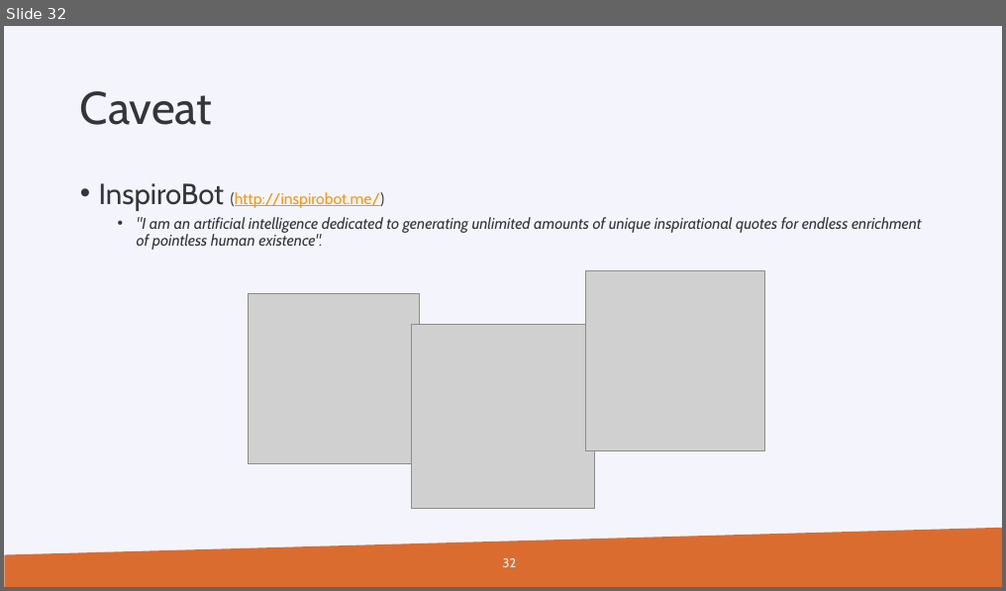
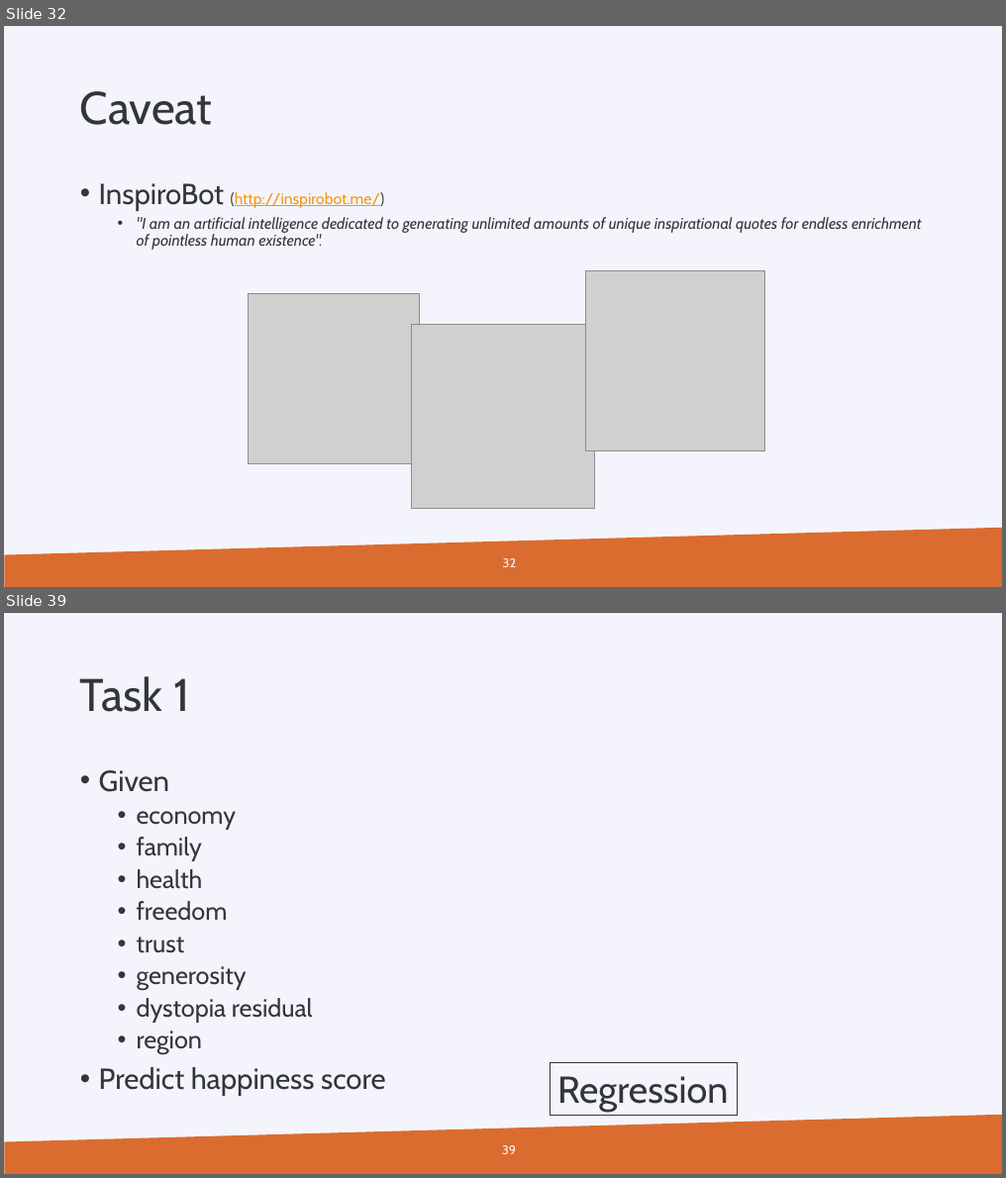
Before and after one commit to gjbex/Machine-learning-with-Python, a slide deck: python_for_machine_learning.pptx. Shown one above the other, each under a label of ours: slide 32 before the commit, slides 32 and 39 after it; the slides between them are not shown. The pictures are 1006x591 and 1006x1178 pixels, drawn with LibreOffice and Linux fonts; fonts in the diff are those of the drawing; grey boxes stand for pictures; background and template pictures are left out. Boxes give left, top, right and bottom in pixels: in the first picture for what was removed or moved away, otherwise in the second. Text is boxed around its words. In the diff, an @@ line names an element or a change of style, - is before the commit and + after.

```diff
--- a/python_for_machine_learning.pptx
+++ b/python_for_machine_learning.pptx
@@ slide 39 added at box(4, 613, 1002, 1174), background #F4F5FC; not listed: 1 template element that a slide beside it also shows @@
@@ title added at box(80, 676, 189, 712), 44 pt, text #333639 @@
+Task 1
@@ text added at box(99, 770, 386, 1096), 24 pt, text #333639 @@
+• Given
+  • economy
+  • family
+  • health
+  • freedom
+  • trust
+  • generosity
+  • dystopia residual
+  • region
+• Predict happiness score
@@ rectangle added at box(550, 1062, 739, 1116), outline #333639 0.75 pt, 36 pt, text #333639 @@
+Regression
@@ page number added at box(502, 1146, 516, 1155), 12 pt, text #F4F5FC @@
+39
```
Also in this commit, not shown: 31 other slides added.
